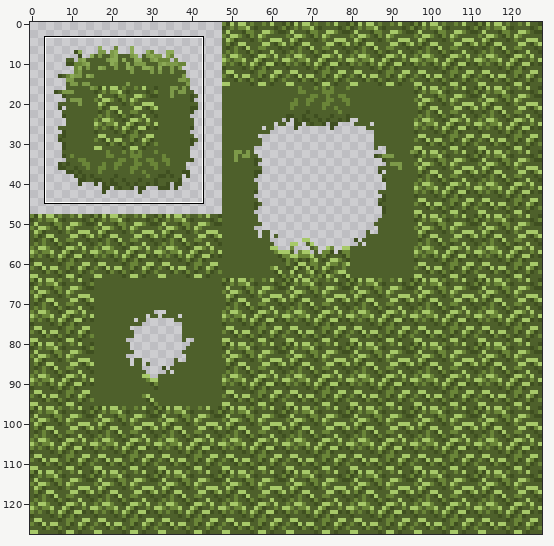
One commit to this pixel-art file: data/assets/Sprite-0001.aseprite. Above: a wide view before the commit, with the close-up outlined.
Close-up. Before:
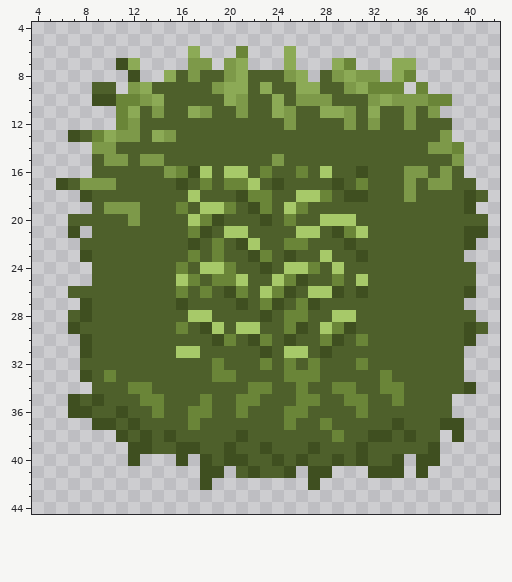
128x128 pixels, 1 frame. Shown: x 4..42, y 4..44. The commit also changed other parts of the picture, which this record leaves out.
After:
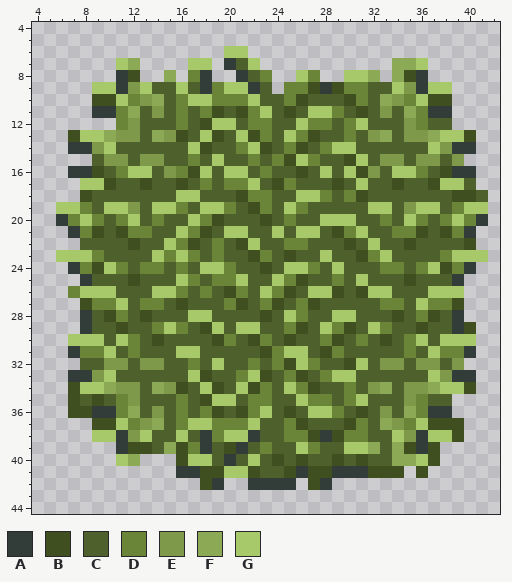
Palette (. is transparent): A #323c39  B #3f4f20  C #4e602b  D #6a8538  E #7d9949  F #8caa56  G #a7c969
Changes in this commit:
@@ x 4..42 @@
  5 .......................................
- 6 .............F...D...F.................
- 7 .......BF....EE.EF...F...FD...FF.......
- 8 ........B..FCECCEFCCCEF.CEFEE.FD.......
- 9 .....CC.EFCCCCCEFFCFCCFFCCEFDDD.D......
-10 .....BBDDEFCCCCCFECCFCEEECCCEFEEEDD....
-11 .......DFCECCFECCECCFECCFFECFCCECE.....
-12 .......DECCCCCCCCCCCCECCCCECECCECCC....
-13 ...BCDFEECFECCCCCCCCCCCCCCCCCCCCCCE....
-14 .....EECCCCCCCCCCCCCCCCCCCCCCCCCCEED...
-15 .....CEECEECCCCCCCCCECCCCCCCCCCCCCCE...
-16 .....CCCCCCEDBGCGGCDCCDCGCCBCCCEECEC...
-17 ..BCEEECCCCCBCDCDDGCBCCCCBCDCCCECEECC..
-18 ....BCCCCCCCCGCCCBDDCCGGDCBBCCCECCCCBC.
-19 .....CEEECCCDCGGDCBDCGDCCCCCCCCCCCCCB..
-20 ...CCCCCECCCCGDBCCCBCDCCGGGCCCCCCCCCCC.
-21 ...B.CCCCCCCCDBCGGCCCCGGCBDGCCCCCCCCBB.
-22 ....CCCCCCCCCBCDCBGCCDDCCCBCCCCCCCCCB..
-23 ....BCCCCCCCCDCDCCBDCBCCGCCBCCCCCCCC...
-24 .....CCCCCCCDCGGDCCBCGGDCGCCCCCCCCCCC..
-25 .....CCCCCCCGDCDDGCCGDBCCDCGCCCCCCCCC..
-26 ...CCCCCCCCCDCDCBDCGDBCGGBCBCCCCCCCCB..
-27 ....BCCCCCCCBCCCCBCDBCDBCCCCCCCCCCCC...
-28 ...CBCCCCCCCCGGCCCCBCDDCCGGCCCCCCCCCC..
-29 ...BCCCCCCCCDCBGCGGCCDBCGDBCCCCCCCCCBC.
-30 ....BCCCCCCCCCCBDCBDCBCCDBCDCCCCCCCCB..
-31 ....BCCCCCCCGGCCCCCBCGGCBCCCCCCCCCCC...
-32 ....CCCCCCCCCCCDCCCDCDCDCCCDCCCCCCCC...
-33 ....BCDCCCCCCCCDDCCCCDDDCCCCCDCCCCCC...
-34 .....CCCDDCCCCCCCCDDCCDCCDDCCDDCCCCCB..
-35 ...BCBCCCDDCCCDCCDDCCCDDCCDDCCDCCCC....
-36 ...BBCCBCCDCCDDCCDCCCDDCCCCDCCCCCCC....
-37 .....BBCBCCCCDCCCCCCCDCCDCCCCCBCCCBB...
-38 .......BCBCBCCCCCBCCCCCCCDCCBBCBCC.B...
-39 ........BBCCBBCCBCCBCCCBCCCBCCCCCB.....
-40 ........B...B.BCBBCCBCBCCBCBCCB.BB.....
-41 ..............BB.CBCCB.BB...BBB.B......
-42 ..............B........B...............
+ 6 ................GG.....................
+ 7 .......GF....GG.ACG...........FFG......
+ 8 .......AB..F.DA..ACD..GD..GGF.FBA......
+ 9 .....GGAEGCCGCADGGAC.DDBABDDCCGEAGG....
+10 .....BBGDEFCDGGDDDGCCDBCCCBDCFEDGBB....
+11 .....AADFCECDCDBCBDGCBCGGDCBCECFDAA....
+12 .......DECCCDCBGGCDDCCGDDCDGCCCEDCC....
+13 ...BGGFEECFEBCGBCGBDCGDBCCDCEFCEEFGGB..
+14 ...AAEGCCCCCCGBCCDGBCDBCDGGCCCCCCGEAA..
+15 .....CEECEECCDCGCCDCDBGDCCBGCEECEECE...
+16 ...AABCDGGCEDBGCGGCDCCBCGCGBECGGDCBAA..
+17 ....GGBCCBCCBCDCDDGCBDCCCBCGCCBCCBGGC..
+18 ....BCCCCCCCGGCCCBDDCCGGDCDBCCCCCCCBBC.
+19 ..GGDCGGECGGDCGGDCBDCGDCCCCCGGCEGGCDGG.
+20 ..ADGDCDGCDCCGDBCCCBCDCCGGGCCDCGDCDGDA.
+21 ...ADBCBDDCCGDBCGGCCGCGGCBDGCCDDBCBDA..
+22 ....CCCCBCCGDBCDCBGCCDDCCCBCGCCBCCCCB..
+23 ..GGGDCCCCGDGDCDCCBDCBCCGCCBDGCCCCDGGG.
+24 ...ADBGDCDDCDCGGDCCBCGGDCGCCCDDCDGBDA..
+25 ....ACCCBCCCGDCDDGCCGDBCCDCGCCCBCCCA...
+26 ...DGGGCCCGGDCDCBDCGDBCGGBCBGGCCCGGG...
+27 ....BDDGCDDCBCCCDBCDBCDBCCCCCDDCGDDB...
+28 ....ACBDCBCCCGGCCCCBCGDCCGGCCCBCDBCA...
+29 ....ACCBCCDGDCBGCGGCCDBCGDBCGDCCBCCAB..
+30 ...GGGCGDCBCCCCBDCBDCBCCDBCDCBCDGCGGG..
+31 ...ADDGCDCCCGGCCCCCBDGGCBDCCCCCDCGDDA..
+32 ....CCEECEECCDCGCCDCDBGDCCBGCEECEECE...
+33 ...AAEGCCCCCCGBCCDGBCDBCDGGCCCCCCGEAA..
+34 ...BGGFEECFEBCGBCGBDCGDBCCDCEFCEEFGGB..
+35 ...BCBCDECCCDCBGGCDDCCGDDCDGCCCEDCC....
+36 ...BBAADFCECDCDBCBDGCBCGGDCBCECFDAA....
+37 .....BBGDEFCDGGDDDGCCDBCCCBDCFEDGBBB...
+38 .....GGAEGCCGCADGGACCDDBABDDCCGEAGGB...
+39 .......ABBCFBDACBACDCCGDCCGGFCFBAB.....
+40 .......GF...BGGCACGCBCBCCBCBCCFFGB.....
+41 ............AABBGGBCCBABBAAABBB.B......
+42 ..............BA..AAAA.BA..............
 43 .......................................
Pixel boxes of the changes (left, top, right, bottom) in both close-ups:
changed: (56, 46, 488, 490)
